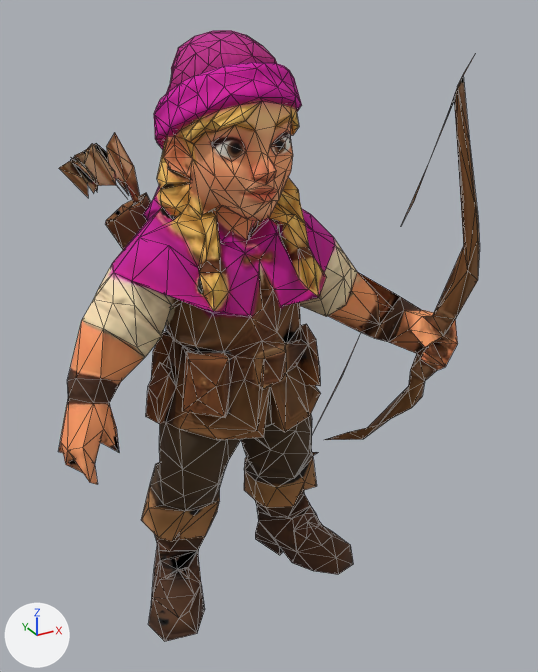
The glTF model public/models/characters/ArcherF.lod1.glb: old version first, new version second.
Rendered twice from a camera (50 mm lens) standing at (-0.832, -1.625, 1.595) and looking at (0.057, -0.008, 0.787). The axes (+X, +Y, +Z) are drawn at lower left. The lights are the same throughout. The first picture is the older version. Mesh edges are drawn as thin lines. Where no turn or scale is listed for an object, it has been applied to the vertices. Vertices at exactly the same position are counted once.

Objects in the first picture: 'char1'.
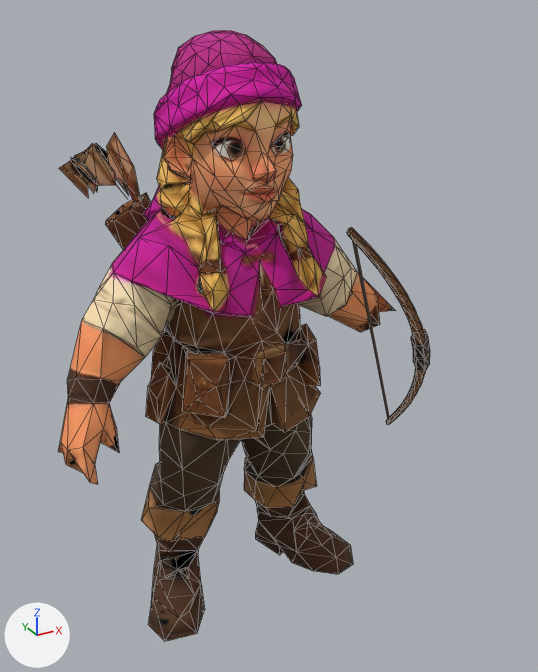
The change, as JSON lines over the scene's bpy script:
```json
{"block": "me_mesh_0", "where": "# used by ob_char1; location = (0.0, 0.0, 0.0)"}
{"op": "remove", "block": "me_mesh_0", "code": "me_mesh_0.from_pydata(...)  # 1013 vertices, 2019 faces; spans x -0.53..0.53, y -0.36..0.34, z 0.0..1.55"}
{"op": "add", "block": "me_mesh_0", "code": "me_mesh_0.from_pydata(...)  # 1077 vertices, 2144 faces; spans x -0.53..0.62, y -0.33..0.34, z 0.0..1.55"}
{"block": "me_mesh_0", "change": "me_mesh_0 part 1: a new loose piece of 20 vertices spanning x 0.38..0.5, y -0.24..-0.13, z 0.65..0.81, in mat_bogenschuetzin"}
{"block": "me_mesh_0", "change": "me_mesh_0 part 2"}
{"block": "me_mesh_0", "change": "63 vertices are removed from x 0.34..0.53, y -0.36..0.25, z 0.2..1.51"}
{"block": "me_mesh_0", "change": "121 faces are deleted"}
{"block": "me_mesh_0", "change": "111 vertices are added at x 0.08..0.62, y -0.33..0.15, z 0.28..1.16"}
{"block": "me_mesh_0", "change": "212 new faces join them"}
{"block": "me_mesh_0", "change": "other edits to the shape of me_mesh_0 do not show in these pictures"}
```

Location of each change, (x1, y1, x2, y2) in pixels of the pictures (538 x 672 px):
```json
{"object": "char1", "change": "reshaped", "before": [59, 30, 480, 642], "after": [59, 30, 430, 642], "on screen": "12% narrower"}
{"part": 1, "of": "me_mesh_0", "change": "added", "after": [411, 329, 430, 371]}
{"part": 2, "of": "me_mesh_0", "change": "cut back", "before": [312, 55, 480, 440], "after": [347, 227, 426, 425]}
```
